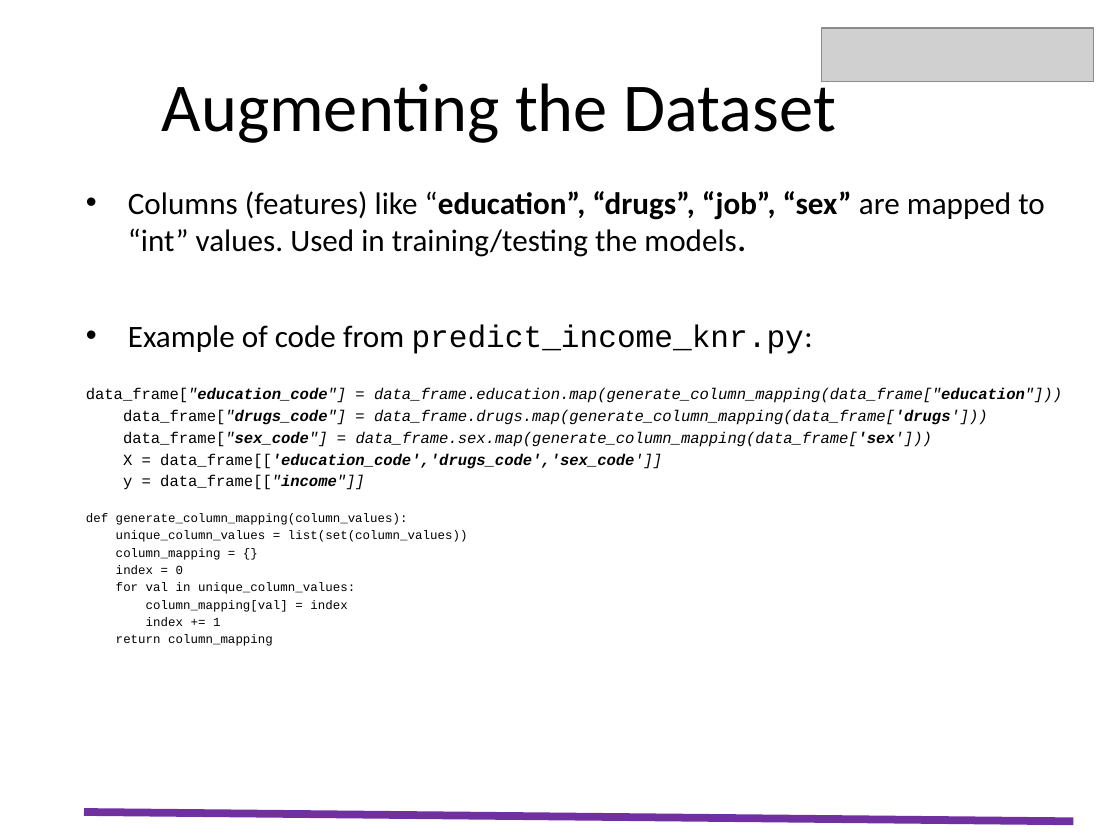
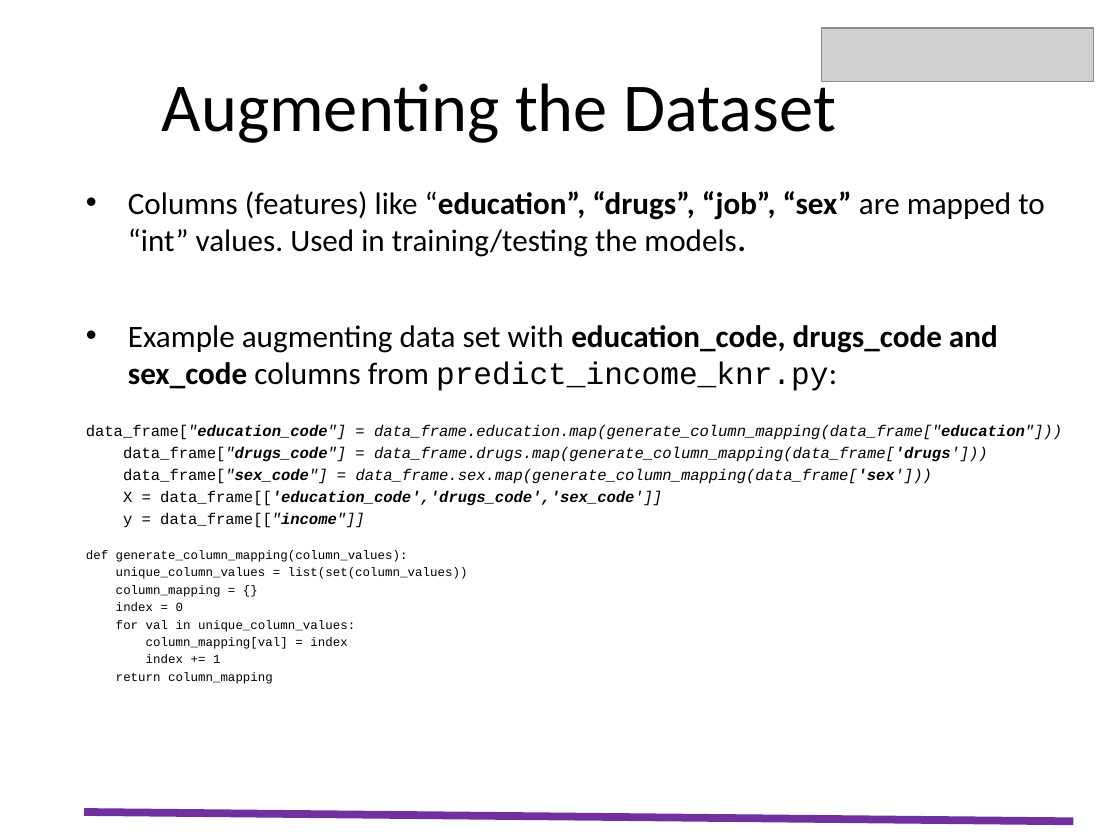
Before and after one commit to eu2004/codecademy_capstone, a slide deck: slide 8 of capstone_starter/resources/Presentation_Emilian_Utma.pptx. Drawn at 1120x840 pixels with LibreOffice and Linux fonts; fonts in the diff are those of the drawing; grey boxes stand for pictures. Boxes give left, top, right and bottom in pixels: in the first picture for what was removed or moved away, otherwise in the second. Text is boxed around its words. In the diff, an @@ line names an element or a change of style, - is before the commit and + after.

Commit message:
updated presentation

```diff
--- a/capstone_starter/resources/Presentation_Emilian_Utma.pptx
+++ b/capstone_starter/resources/Presentation_Emilian_Utma.pptx
@@ text at bbox=[128, 325, 998, 391]: text changed; font Courier New to Calibri @@
-• Example of code from predict_income_knr.py:
+• Example augmenting data set with education_code, drugs_code and sex_code columns from predict_income_knr.py:
```
Also in this commit, not shown: 1 other slide changed, 7 slides added, 2 slides removed.
